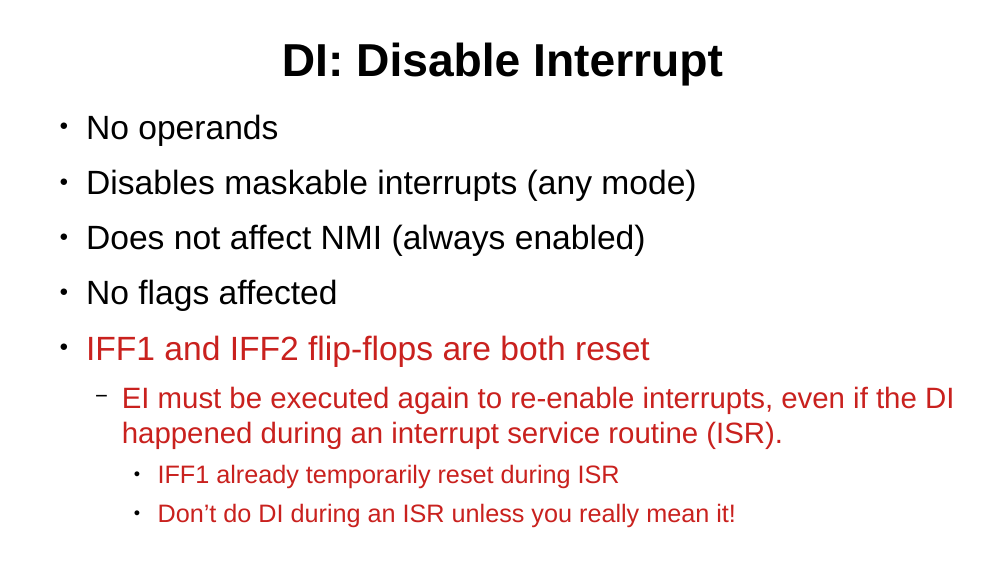
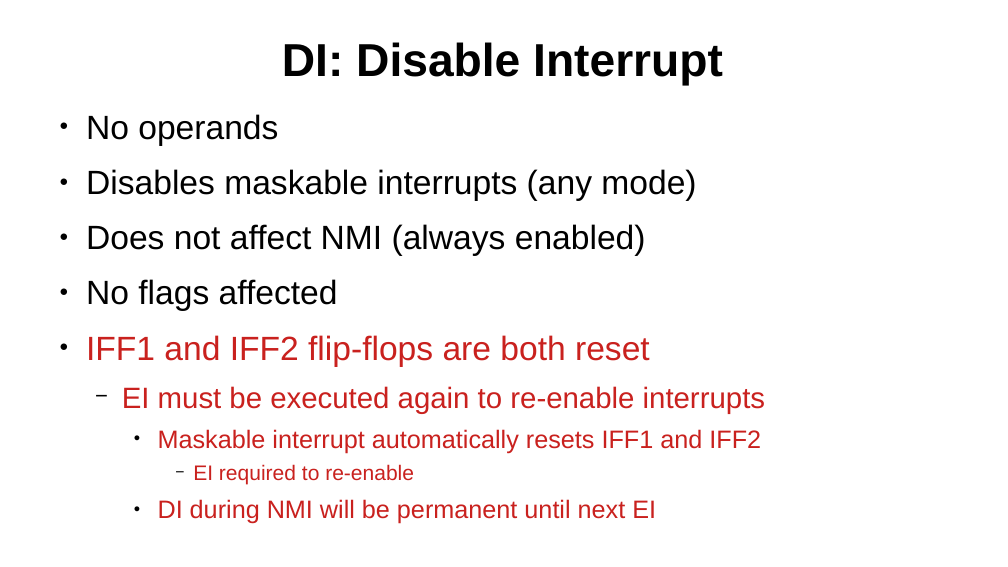
Before and after one commit to SlithyMatt/zxs-assembly-tutorial, a slide deck: slide 6 of Lesson12/Lesson12.odp. Drawn at 1008x567 pixels with LibreOffice and Linux fonts; fonts in the diff are those of the drawing. Boxes give left, top, right and bottom in pixels: in the first picture for what was removed or moved away, otherwise in the second. Text is boxed around its words. In the diff, an @@ line names an element or a change of style, - is before the commit and + after.

```diff
--- a/Lesson12/Lesson12.odp
+++ b/Lesson12/Lesson12.odp
@@ text at (x1=122, y1=386, x2=765, y2=524): text changed; size 28 to 24 pt @@
-  − EI must be executed again to re-enable interrupts, even if the DI happened during an interrupt service routine (ISR).
-    ● IFF1 already temporarily reset during ISR
-    ● Don’t do DI during an ISR unless you really mean it!
+  − EI must be executed again to re-enable interrupts
+    ● Maskable interrupt automatically resets IFF1 and IFF2
+      − EI required to re-enable
+    ● DI during NMI will be permanent until next EI
```
Also in this commit, not shown: 2 other files.
